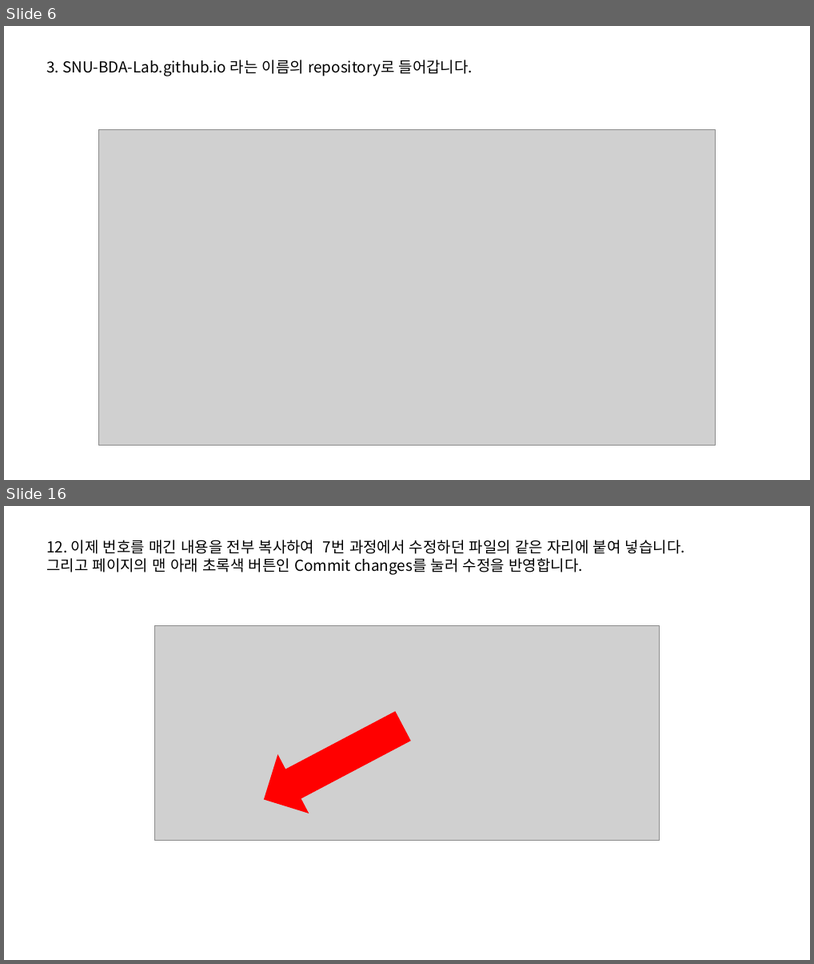
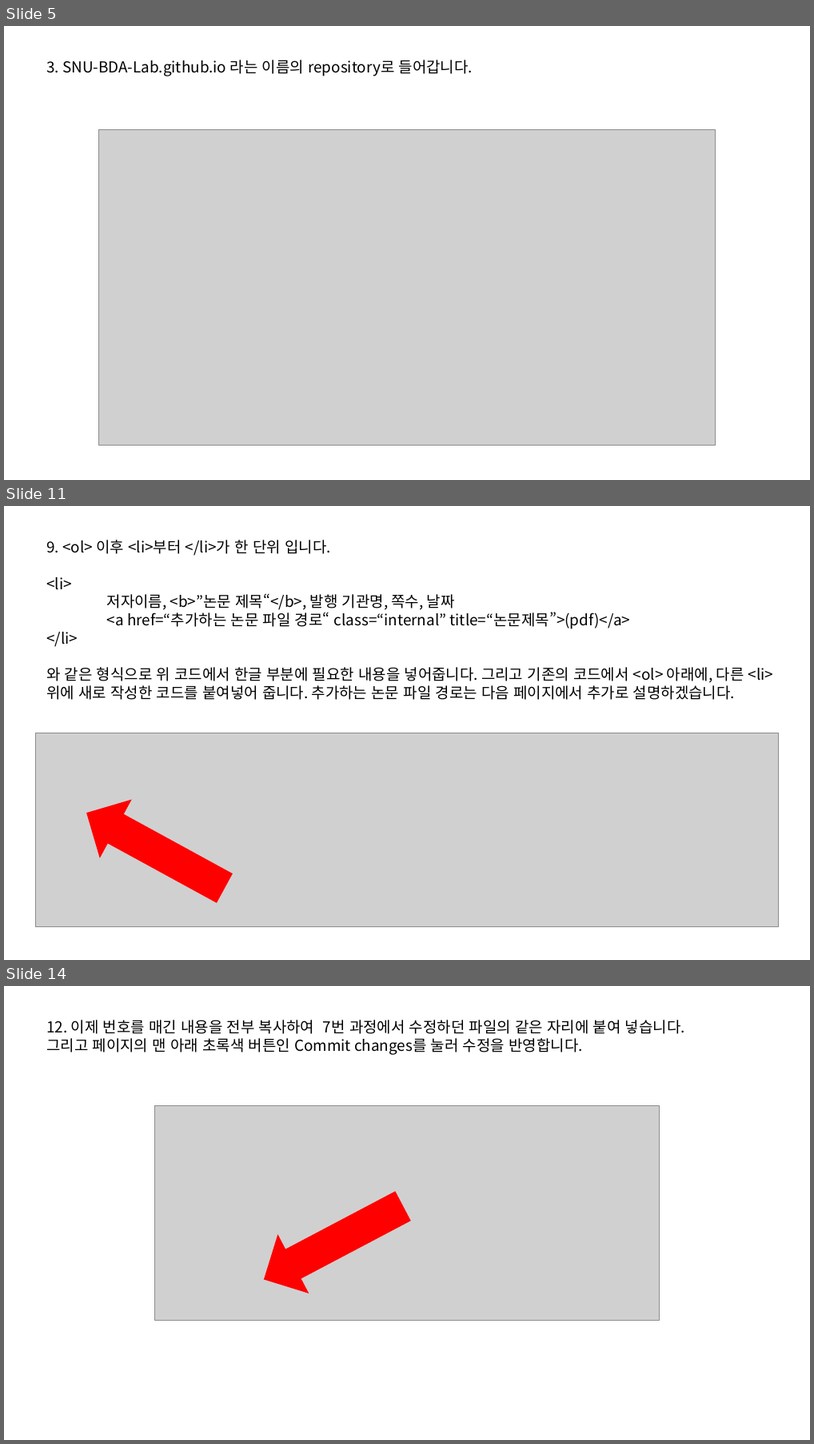
Before and after one commit to SNU-BDA-Lab/SNU-BDA-Lab.github.io, a slide deck: How_To_Use_Github_pages.pptx. Shown one above the other, each under a label of ours: slides 6 and 16 before the commit, slides 5, 11 and 14 after it; the slides between them are not shown. The pictures are 814x964 and 814x1444 pixels, drawn with LibreOffice and Linux fonts; fonts in the diff are those of the drawing; grey boxes stand for pictures. Boxes give left, top, right and bottom in pixels: in the first picture for what was removed or moved away, otherwise in the second. Text is boxed around its words. In the diff, an @@ line names an element or a change of style, - is before the commit and + after.

```diff
--- a/How_To_Use_Github_pages.pptx
+++ b/How_To_Use_Github_pages.pptx
@@ slide 11 added at bbox=[4, 506, 810, 960], background #FFFFFF @@
@@ text added at bbox=[46, 540, 774, 700], 18 pt, text #000000 @@
+9. <ol> 이후 <li>부터 </li>가 한 단위 입니다.
+<li>
+저자이름, <b>”논문 제목“</b>, 발행 기관명, 쪽수, 날짜
+<a href=“추가하는 논문 파일 경로“ class=“internal” title=“논문제목”>(pdf)</a>
+</li>
+와 같은 형식으로 위 코드에서 한글 부분에 필요한 내용을 넣어줍니다. 그리고 기존의 코드에서 <ol> 아래에, 다른 <li> 위에 새로 작성한 코드를 붙여넣어 줍니다. 추가하는 논문 파일 경로는 다음 페이지에서 추가로 설명하겠습니다.
@@ picture added at bbox=[35, 733, 779, 927] @@
@@ left arrow added at bbox=[71, 784, 241, 917], fill #FF0000 @@
@@ what was slide 6 is now slide 5 @@
@@ what was slide 16 is now slide 14 @@
```
Also in this commit, not shown: 5 slides changed, 4 other slides added, 8 slides removed, 1 other file.
